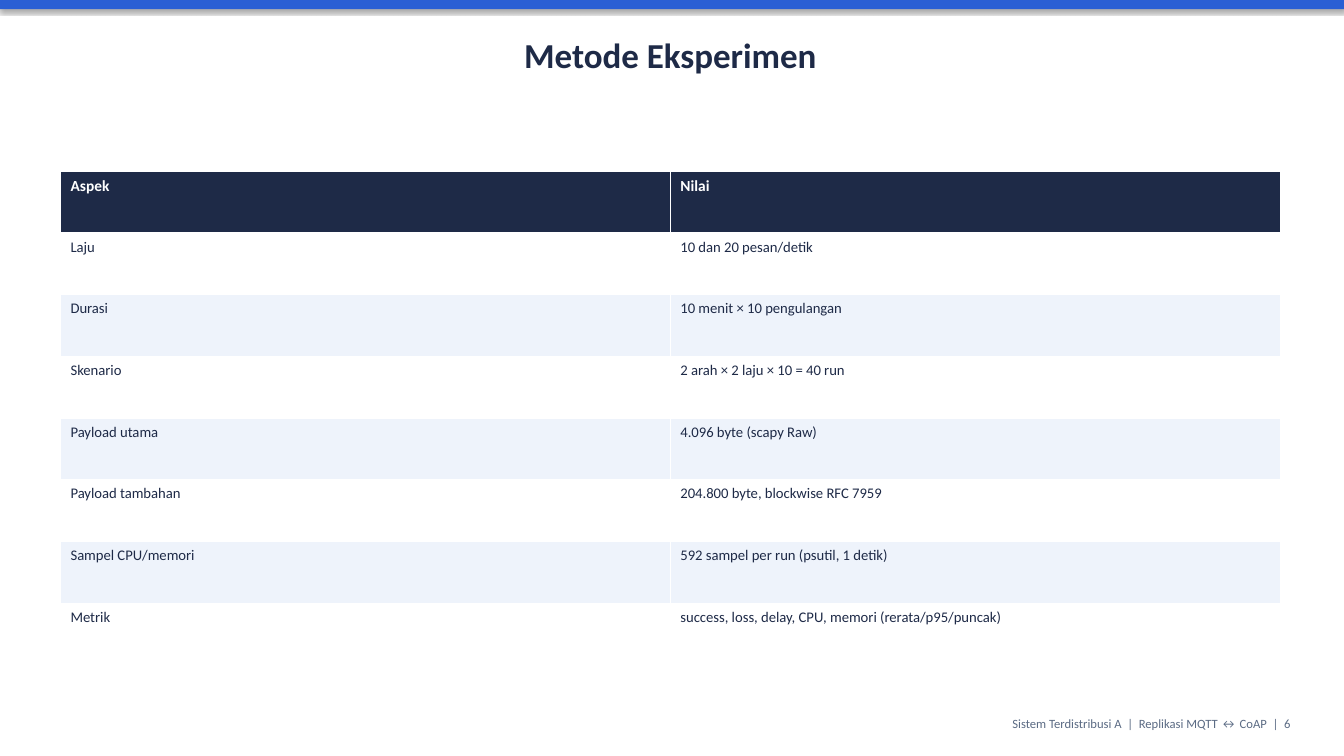
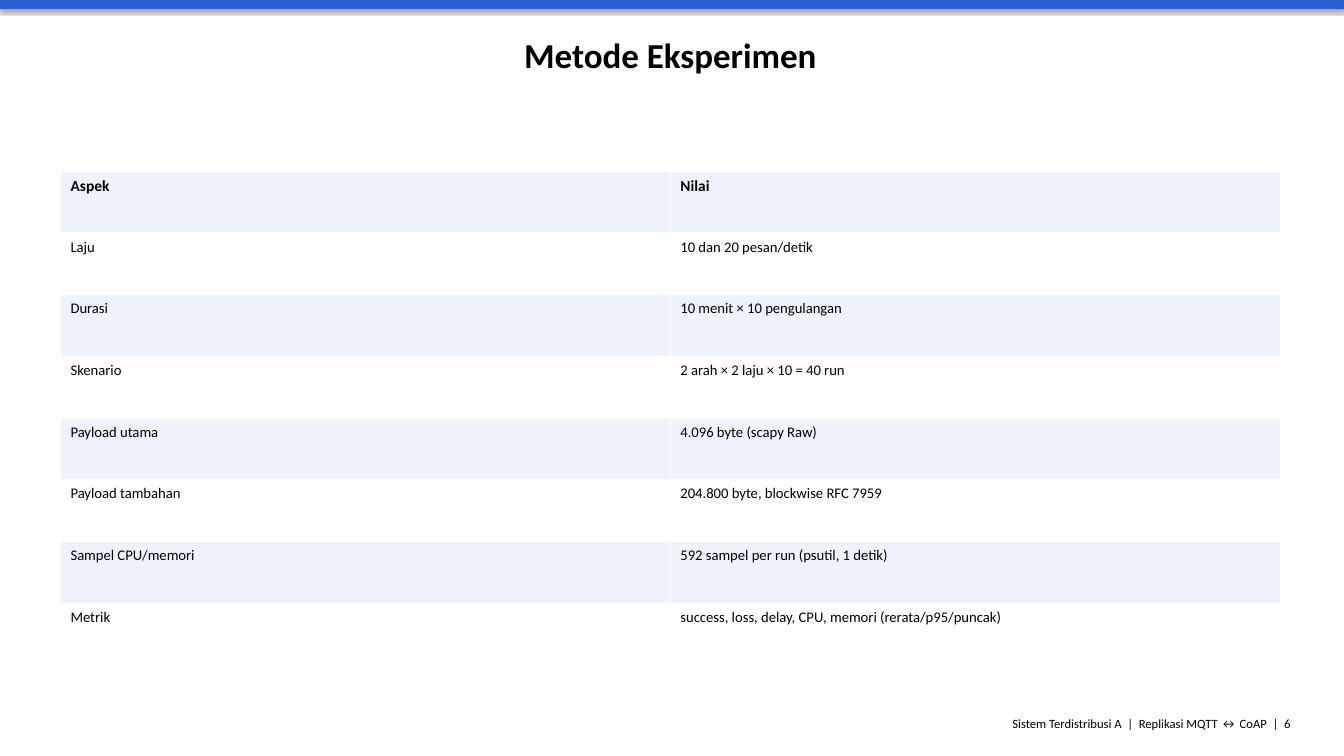
Before and after one commit to bangdhidotcom/sistem-terdistribusi-mqtt-coap, a slide deck: slide 6 of slide/Slide_Presentasi.pptx. Drawn at 1344x756 pixels with LibreOffice and Linux fonts; fonts in the diff are those of the drawing. Boxes give left, top, right and bottom in pixels: in the first picture for what was removed or moved away, otherwise in the second. Text is boxed around its words. In the diff, an @@ line names an element or a change of style, - is before the commit and + after.

```diff
--- a/slide/Slide_Presentasi.pptx
+++ b/slide/Slide_Presentasi.pptx
@@ text "Metode Eksperimen" at box(524, 43, 817, 74): text colour #1E2A47 to #000000 @@
@@ table at box(60, 171, 1280, 665) @@
@@ fill #1E2A47 to #EEF3FB in row 1 @@
@@ text colour #FFFFFF to #000000 in "Aspek", "Nilai" @@
@@ text colour #1E2A47 to #000000 @@
@@ text "Sistem Terdistribusi A | Replikasi ..." at box(1012, 719, 1290, 730): text colour #5B6B84 to #000000 @@
```
Also in this commit, not shown: 11 other slides changed, 23 other files.
